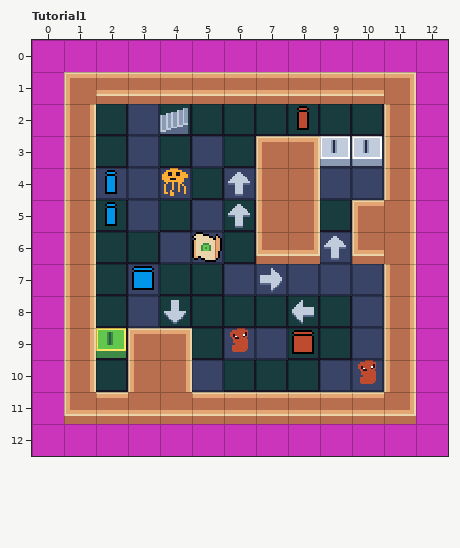
Two versions of a level (LDtk project, res/LevelProject.ldtk). The picture above is the old version.
Cells are 16x16 px. Shown: Tutorial1 x 0..12, y 0..12.
And afterwards:
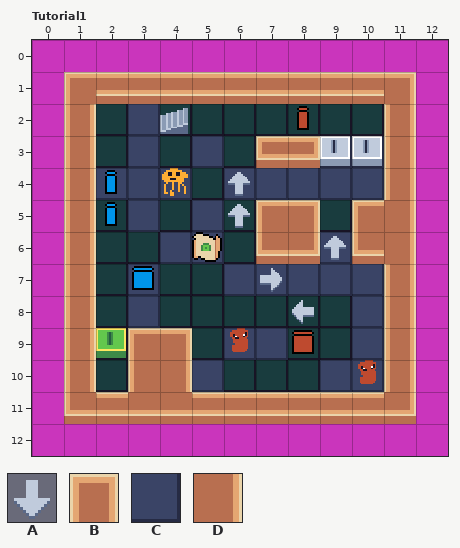
Key: from "Entities": A 132; from "Tileset": B 3, C 4; from "Walls": D 1 "Wall".
_ is an empty cell.
Objects are placed by their top-left corner, in cells (3,4 is the top-left corner of cell 3,4); size is 1x1 cell unless given.
Difference:
{"where": "layer \"Ground\""}
{"y":4,"x":7,"old":"BB","new":"CC"}
{"where": "layer \"Walls\""}
{"y":4,"x":7,"old":"DD","new":"__"}
{"where": "layer \"Entities\""}
{"was": "A \"ArrowDown\" at 4,8 size 0.9x0.9"}
